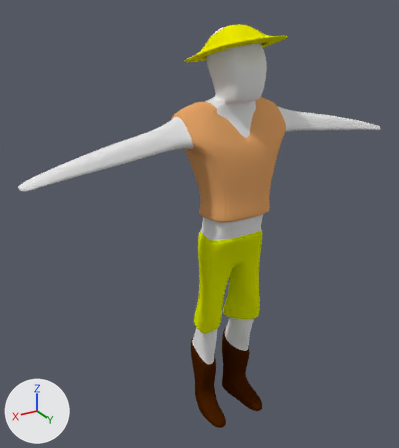
The Blender file Assets/Blends & FBX/Characters/Hero.blend as it was, and as the next commit left it.
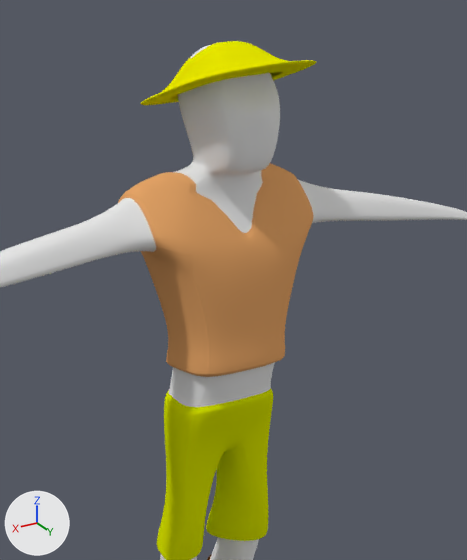
There are two pictures of each version: one whole from a 50 mm camera at (1.261, 1.917, 1.936) aimed at (0.103, -0.013, 0.972), one close up on the part from 25% to 94% of the width and 0% to 74% of the height. Lighting does not change. The marker at lower left points along +X, +Y and +Z.

The first close-up shows 'Hero'.
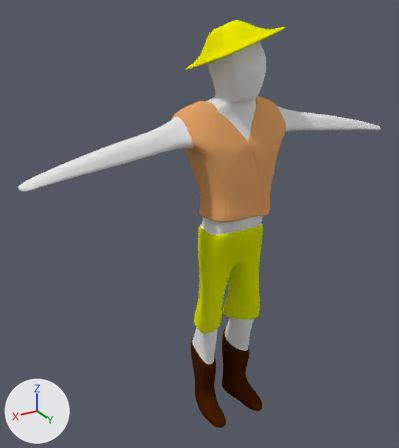
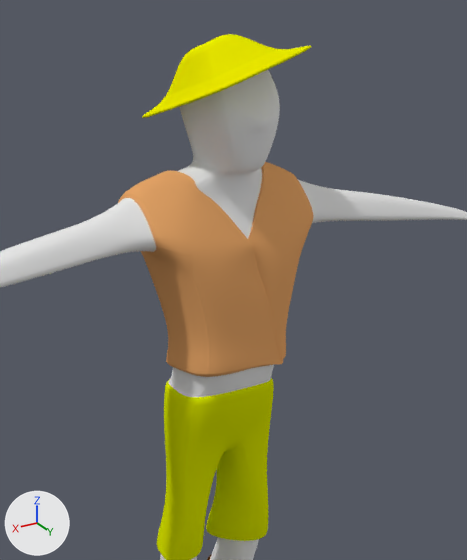
What differs and where, as boxes [x1, y1, x2, y2] in the close-ups (467 x 560 px):
'Hero', reshaped
    before: [0, 41, 467, 560]
    after: [0, 34, 467, 560]
part 1 of me_cube, built on
    before: [140, 41, 316, 442]
    after: [142, 34, 311, 441]

Edits to the bpy script that builds the scene:
```text
Change me_cube:
    used by ob_hero; location = (0.0, 0.0, 0.0); rotation_euler = (1.571, 0.0, 0.0), in degrees (90, 0, 0)
    remove me_cube.from_pydata(...)  # 1380 vertices, 1363 faces; spans x -0.87..0.87, y -0.01..1.82, z -0.29..0.12
    add me_cube.from_pydata(...)  # 1401 vertices, 1383 faces; spans x -0.87..0.87, y -0.01..1.83, z -0.29..0.13
    me_cube part 1
    1 vertex is removed from x 0.09, y 1.69, z 0.04
    27 faces are deleted
    26 vertices in x -0.14..0.14, y 0.93..0.97, z -0.19..0.03 move by (0.0, 0.03, 0.0)
    8 vertices in x 0.04..0.11, y 1.49..1.55, z -0.13..-0.09 move by (-0.01, 0.0, -0.01)
    7 vertices in x -0.08..0.05, y 1.52..1.76, z -0.19..0.05 move by (0.01, 0.0, -0.01)
    6 vertices in x -0.08..0.08, y 0.93..0.97, z -0.21..0.04 move by (0.0, 0.04, 0.0)
    6 vertices in x 0.07..0.1, y 1.65..1.75, z -0.18..0.12 move by (0.01, -0.02, -0.01)
    5 vertices in x 0.09..0.1, y 1.68..1.77, z -0.27..-0.01 move by (0.0, -0.02, -0.01)
    105 vertices move from x -0.17..0.17, y 1.06..1.82, z -0.27..0.12 to x -0.15..0.17, y 1.05..1.81, z -0.27..0.13
    22 vertices are added at x -0.09..0.09, y 1.05..1.83, z -0.22..0.02
    11 new faces join them, mat_leather_tan (orange #e7a669)
    36 new faces join them, mat_straw (yellow #e7e700)
```
